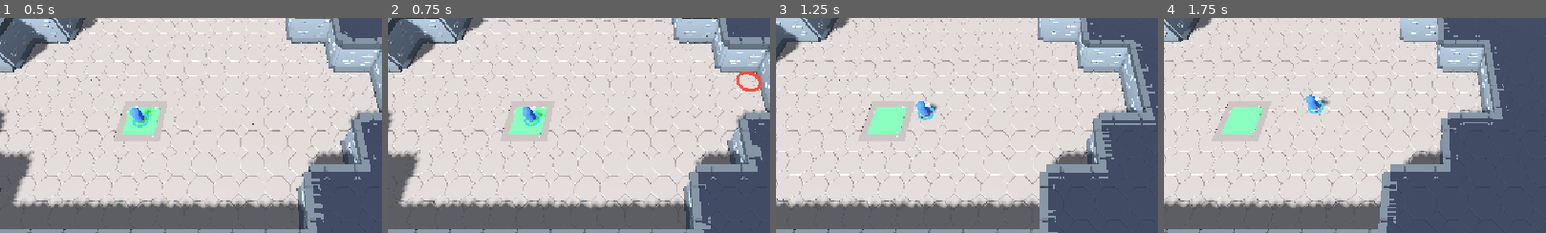
Above: before the commit, frames 1-4 (left to right).
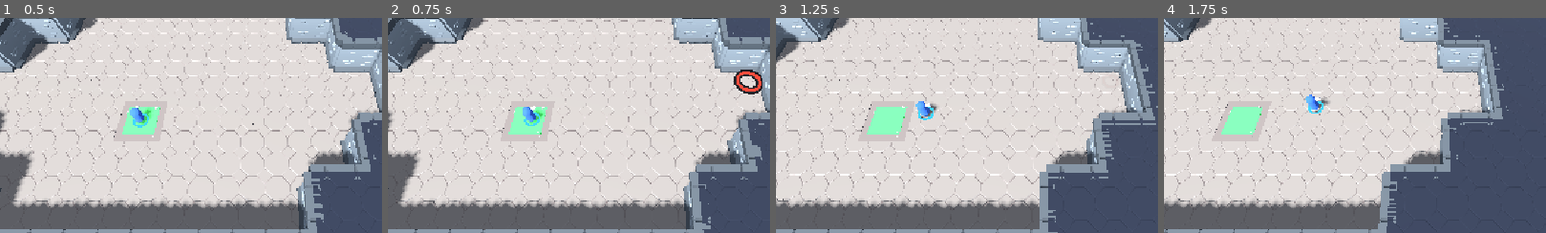
Above: after the commit, the same moments.

Repository: hipsen-systems/mg-zombies
Game: Godot game, scene res://scenes/main.tscn
The game is run twice, just before and just after one commit, with the same random seed, the same clock (stepped at 60 frames per second) and the same inputs.
Inputs (mouse positions are % of the whole screen's width and height, from its top left):
- Up to frame 1 (0.5 s): no input
- Up to frame 2 (0.75 s): move the mouse to (72, 45) at 0.52 s; hold A (attack_move) from 0.53 s (still down); click (72, 45) at 0.67 s
- Up to frame 3 (1.25 s): keep holding A (attack_move)
- Up to frame 4 (1.75 s): release A (attack_move) at 1.25 s; drag from (30, 55) to (45, 70) at 1.27 s
The pictures show only the part of the screen within x 16-66%, y 30-80%; the shares and areas given below are measured in that part.

Frame 1 is identical in both runs. In frame 2, 0.3% of the frame differs, in the area x 90-98%, y 24-36%; in frame 3, less than 0.1%; in frame 4, nothing differs.

Commit message:
Give the order marker a dark rim, because the green one was invisible
The previous commit shipped this with a paragraph in scenes/ui/CLAUDE.md
arguing that green-on-green was an acceptable collision: a ping is transient and
animated where the selection ring is static, so motion should carry a hue
difference that a still shape could not.

Then I screenshotted a move ping landing on the green start plate and there was
nothing there. Not weak -- absent.

The argument was not wrong about motion. It was answering the wrong question: a
marker that is invisible in the frame the player looks at has already failed,
whatever it does over the following half second.

So the contrast moves into the marker instead of into the palette, which is the
fix that same paragraph had already named as the remedy if it ever read badly.
Rim is a slightly larger near-black torus a hair under the coloured ring. Green
still means go and red still means fight -- the one convention a new player
brings with them survives -- and it reads better on ordinary floor too, which
was not the point but is a reason not to remove it later.

The doc now records the disproof rather than the claim. It is #53's lesson
exactly: a well-argued design decision is still a hypothesis, and a visual one
is only settled by looking. This one survived being written down, re-read while
its neighbour was written, and reviewed by its author, and died to the first
screenshot.

Part of #67

Co-Authored-By: Claude Opus 5 <noreply@anthropic.com>

Diff:
--- a/scenes/ui/order_marker.gd
+++ b/scenes/ui/order_marker.gd
@@ -32,27 +32,33 @@
 const START_SCALE := 1.7
 const END_SCALE := 1.0
 
-## [b]These collide with `scenes/map/`'s zone markers, and the collision is
-## accepted rather than missed.[/b] That folder paints the start cell green
-## (0.3, 0.9, 0.4) and the boss cell red (0.95, 0.25, 0.2), which is the exact
-## constraint that pushed the selection ring to cyan and orange — so a move ping
-## on the start cell and an attack-move ping on the boss cell are the two weakest
-## reads in the game.
+## [b]These collide with `scenes/map/`'s zone markers, which is why the ring has
+## a dark rim behind it.[/b] That folder paints the start cell green
+## (0.3, 0.9, 0.4) and the boss cell red (0.95, 0.25, 0.2) — the exact constraint
+## that pushed the selection ring to cyan and orange.
 ##
-## Taken anyway, because the two cases are not alike. The ring is *static* and
-## marks a unit indefinitely, so a hue that vanishes into the floor leaves a
-## player with no way to tell what is selected. A ping is transient and animated:
-## it arrives at 1.7× and shrinks over ~0.6 s, and motion against a flat plate is
-## legible at a hue difference that would defeat a still shape. Against that,
-## re-colouring these would cost the one convention a new player brings with
-## them. If it ever does read badly, the fix is contrast within the marker — a
-## dark rim — rather than a different colour.
+## The first version of this file argued the collision was acceptable: a ping is
+## transient and animated where the selection ring is static, so motion should
+## carry a hue difference that would defeat a still shape. **A screenshot of a
+## move ping landing on the green plate showed nothing there at all.** The
+## argument was not wrong about motion, but it was answering the wrong question —
+## a marker that is invisible for the frame the player looks at it has already
+## failed, whatever it does over the next half second.
+##
+## So the contrast is in the marker rather than in the palette, which keeps the
+## one convention a new player arrives with (green means go, red means fight) and
+## costs a second mesh. `Rim` is a slightly larger near-black torus a hair below
+## the coloured one; it reads as an outline on pale floor and as the whole shape
+## on a plate the same hue as the ring.
 const MOVE_COLOUR := Color(0.36, 1.0, 0.42)
 const ATTACK_COLOUR := Color(1.0, 0.3, 0.24)
 
 @onready var _ring: MeshInstance3D = $Ring
+@onready var _rim: MeshInstance3D = $Rim
 
 var _material: StandardMaterial3D = null
+var _rim_material: StandardMaterial3D = null
+var _rim_alpha := 1.0
 var _tween: Tween = null
 
 
@@ -63,6 +69,9 @@
 	# stops being true the failure mode is silent.
 	_material = _ring.get_surface_override_material(0).duplicate()
 	_ring.set_surface_override_material(0, _material)
+	_rim_material = _rim.get_surface_override_material(0).duplicate()
+	_rim.set_surface_override_material(0, _rim_material)
+	_rim_alpha = _rim_material.albedo_color.a
 	hide()
 
 
@@ -109,3 +118,7 @@
 	# Emission does not read alpha, so a ring left glowing at zero opacity is a
 	# bright ring on a transparent one. Dimming both is what actually fades it.
 	_material.emission_energy_multiplier = alpha
+	# The rim fades with the ring rather than on its own clock, or the outline
+	# outlives the thing it is outlining — scaled by its authored opacity so the
+	# .tscn stays the one place that decides how dark it is.
+	_rim_material.albedo_color.a = alpha * _rim_alpha
--- a/scenes/ui/order_marker.tscn
+++ b/scenes/ui/order_marker.tscn
@@ -13,8 +13,23 @@
 emission_enabled = true
 emission = Color(0.36, 1, 0.42, 1)
 
+[sub_resource type="TorusMesh" id="TorusMesh_rim"]
+inner_radius = 0.5
+outer_radius = 0.96
+
+[sub_resource type="StandardMaterial3D" id="StandardMaterial3D_rim"]
+transparency = 1
+shading_mode = 0
+albedo_color = Color(0.04, 0.04, 0.06, 0.85)
+
 [node name="OrderMarker" type="Node3D"]
 script = ExtResource("1_marker")
+
+[node name="Rim" type="MeshInstance3D" parent="."]
+transform = Transform3D(1, 0, 0, 0, 1, 0, 0, 0, 1, 0, -0.012, 0)
+cast_shadow = 0
+mesh = SubResource("TorusMesh_rim")
+surface_material_override/0 = SubResource("StandardMaterial3D_rim")
 
 [node name="Ring" type="MeshInstance3D" parent="."]
 cast_shadow = 0
Not shown: 1 places in scenes/ui/order_marker.tscn that only renumber resources
Not shown, changed: scenes/ui/CLAUDE.md
